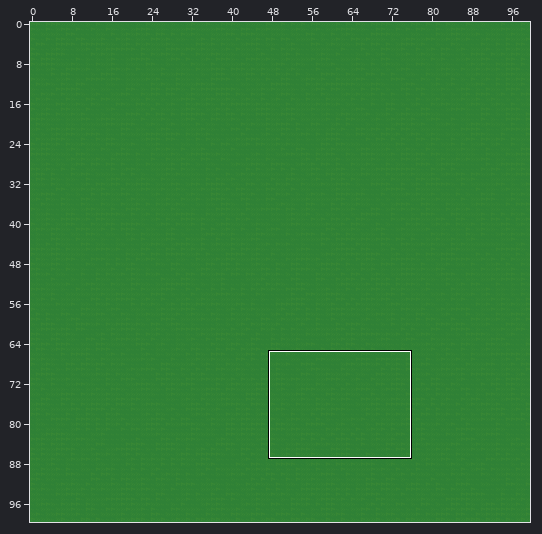
Tiled map: assets/base.tmx. The picture above shows the old version from afar; the outline marks the close-up.
Close-up. First the earlier version:
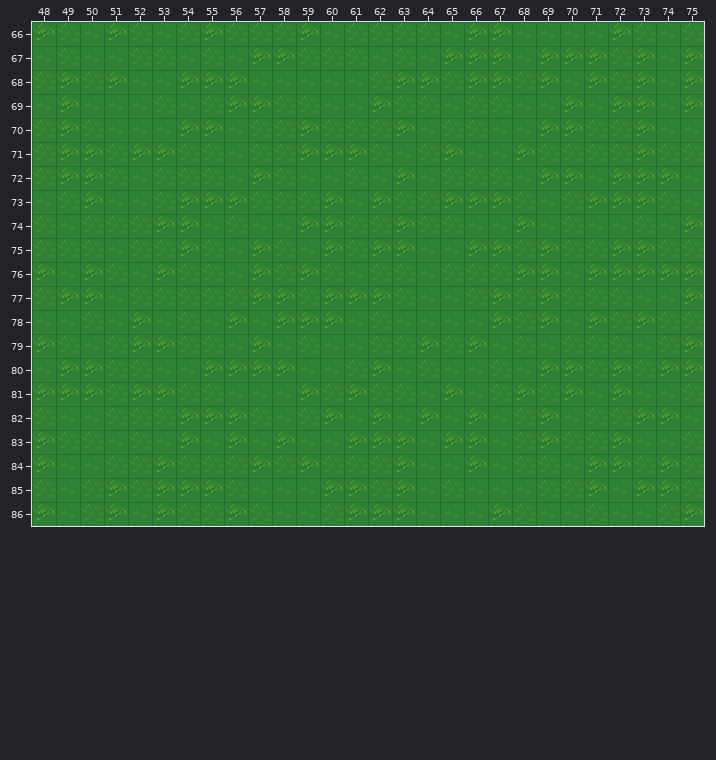
Cells are 32x32 px. Shown: x 48..75, y 66..86. The commit also changed other parts of the map, which this record leaves out.
After the commit:
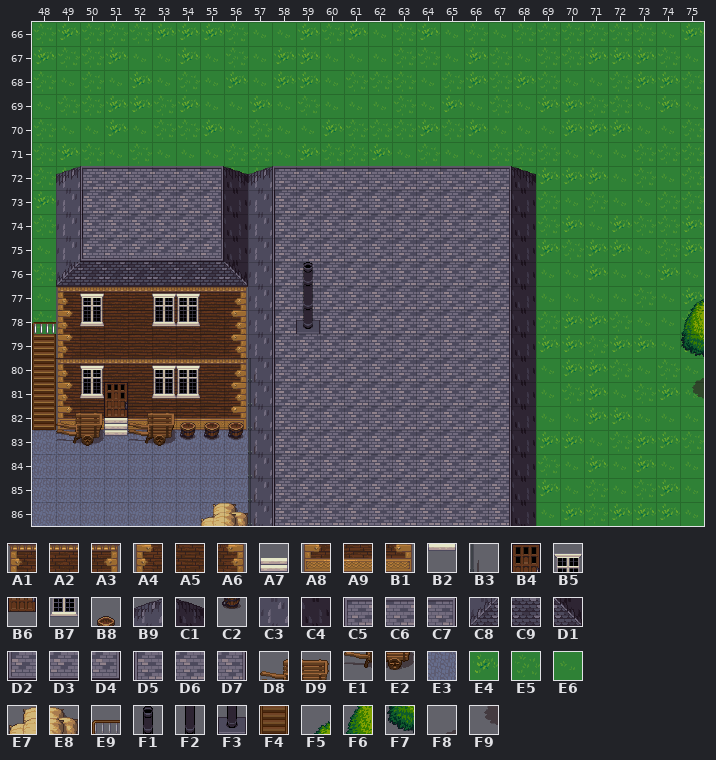
Key: from "build_atlas": A1 14, A2 15, A3 16, A4 46, A5 47, A6 48, A7 68, A8 78, A9 79, B1 80, B2 100, B3 177, B4 291, B5 296, B6 323, B7 328, B8 349, B9 384, C1 386, C2 415, C3 416, C4 418, C5 419, C6 420, C7 421, C8 448, C9 449, D1 450, D2 451, D3 452, D4 453, D5 483, D6 484, D7 485, D8 691, D9 692, E1 723, E2 724, E3 862; from "grass": E4 15, E5 16, E6 17; from "obj_misk_atlas": E7 419, E8 420, E9 894, F1 902, F2 934, F3 966, F4 985; from "plant repack_2": F5 58, F6 71, F7 84, F8 97, F9 110.
__ is an empty cell.
Tiles of an added or newly shown layer are drawn over the layers below it.
The exact change:
Layer "Tile Layer 1" (removed):
y 66: x 48..51 E4 E5 E6 E4 -> __ __ __ __; x 53..54 E6 E5 -> __ __; x 57..58 E5 E5 -> __ __; x 60..62 E6 E5 E5 -> __ __ __; x 64 E5 -> __; x 66..72 E4 E4 E6 E6 E6 E6 E4 -> __ __ __ __ __ __ __; x 75 E5 -> __
y 67: x 48 E6 -> __; x 50..57 E6 E6 E5 E5 E6 E5 E6 E4 -> __ __ __ __ __ __ __ __; x 59..61 E5 E5 E5 -> __ __ __; x 64..65 E6 E4 -> __ __; x 67 E4 -> __; x 69..70 E4 E4 -> __ __; x 72 E5 -> __; x 74..75 E6 E4 -> __ __
y 68: x 49 E4 -> __; x 51..52 E4 E6 -> __ __; x 54..55 E4 E4 -> __ __; x 58..59 E6 E6 -> __ __; x 61 E6 -> __; x 63..64 E4 E4 -> __ __; x 67..69 E4 E5 E4 -> __ __ __; x 71 E4 -> __; x 74..75 E6 E4 -> __ __
y 69: x 49..52 E4 E6 E6 E6 -> __ __ __ __; x 54..56 E6 E5 E4 -> __ __ __; x 58 E5 -> __; x 62 E4 -> __; x 64..66 E5 E6 E5 -> __ __ __; x 69 E6 -> __; x 71..75 E6 E4 E4 E6 E4 -> __ __ __ __ __
y 70: x 49..51 E4 E5 E6 -> __ __ __; x 53..54 E6 E4 -> __ __; x 58..60 E5 E4 E5 -> __ __ __; x 63..64 E4 E6 -> __ __; x 66 E5 -> __; x 69 E4 -> __; x 71..73 E5 E5 E4 -> __ __ __; x 75 E6 -> __
y 71: x 50..56 E4 E5 E4 E4 E5 E5 E6 -> __ __ __ __ __ __ __; x 58 E5 -> __; x 60..62 E4 E4 E5 -> __ __ __; x 65 E4 -> __; x 67..68 E6 E4 -> __ __; x 70..73 E5 E5 E5 E4 -> __ __ __ __
y 72: x 49..68 E4 E4 E5 E6 E5 E5 E5 E6 E4 E5 E6 E6 E5 E6 E4 E6 E5 E5 E5 E6 -> __ __ __ __ __ __ __ __ __ __ __ __ __ __ __ __ __ __ __ __; x 71..75 E6 E4 E4 E4 E6 -> __ __ __ __ __
y 73: x 48..73 E6 E5 E4 E6 E6 E5 E4 E4 E4 E5 E5 E5 E4 E6 E4 E5 E5 E4 E4 E4 E5 E6 E5 E4 E4 E4 -> __ __ __ __ __ __ __ __ __ __ __ __ __ __ __ __ __ __ __ __ __ __ __ __ __ __; x 75 E6 -> __
y 74: x 49..70 E6 E5 E5 E5 E4 E4 E6 E5 E6 E6 E4 E4 E5 E5 E4 E5 E5 E6 E6 E4 E6 E5 -> __ __ __ __ __ __ __ __ __ __ __ __ __ __ __ __ __ __ __ __ __ __; x 72 E6 -> __; x 74 E6 -> __
y 75: x 48..68 E5 E5 E5 E6 E5 E5 E4 E5 E6 E4 E5 E6 E4 E5 E4 E4 E6 E6 E4 E4 E5 -> __ __ __ __ __ __ __ __ __ __ __ __ __ __ __ __ __ __ __ __ __; x 71 E5 -> __; x 73 E4 -> __; x 75 E5 -> __
y 76: x 48..69 E4 E6 E4 E5 E6 E4 E5 E5 E6 E4 E5 E4 E5 E6 E5 E5 E6 E5 E5 E5 E4 E4 -> __ __ __ __ __ __ __ __ __ __ __ __ __ __ __ __ __ __ __ __ __ __; x 72..73 E4 E4 -> __ __; x 75 E4 -> __
y 77: x 48..73 E5 E4 E4 E6 E5 E5 E5 E5 E5 E4 E4 E5 E4 E4 E4 E5 E6 E6 E5 E4 E5 E4 E5 E5 E5 E6 -> __ __ __ __ __ __ __ __ __ __ __ __ __ __ __ __ __ __ __ __ __ __ __ __ __ __; x 75 E4 -> __
y 78: x 48..70 E6 E6 E5 E6 E4 E6 E5 E6 E4 E6 E4 E4 E4 E6 E5 E6 E6 E6 E6 E4 E5 E4 E6 -> __ __ __ __ __ __ __ __ __ __ __ __ __ __ __ __ __ __ __ __ __ __ __; x 73..75 E4 E5 E5 -> __ __ __
y 79: x 48..70 E4 E5 E6 E5 E4 E4 E5 E5 E6 E4 E6 E5 E6 E6 E5 E5 E4 E5 E4 E6 E5 E6 E5 -> __ __ __ __ __ __ __ __ __ __ __ __ __ __ __ __ __ __ __ __ __ __ __; x 72..75 E5 E6 E5 E4 -> __ __ __ __
y 80: x 48..69 E6 E4 E4 E5 E5 E6 E6 E4 E4 E4 E4 E6 E6 E5 E4 E6 E5 E6 E6 E5 E6 E4 -> __ __ __ __ __ __ __ __ __ __ __ __ __ __ __ __ __ __ __ __ __ __; x 71..75 E5 E4 E5 E4 E4 -> __ __ __ __ __
y 81: x 48..75 E4 E4 E4 E5 E4 E4 E5 E5 E6 E6 E6 E4 E5 E4 E5 E5 E6 E4 E6 E5 E4 E5 E4 E6 E4 E6 E6 E5 -> __ __ __ __ __ __ __ __ __ __ __ __ __ __ __ __ __ __ __ __ __ __ __ __ __ __ __ __
y 82: x 48..69 E5 E6 E6 E5 E5 E5 E4 E4 E4 E5 E6 E5 E4 E6 E4 E6 E4 E6 E4 E6 E5 E4 -> __ __ __ __ __ __ __ __ __ __ __ __ __ __ __ __ __ __ __ __ __ __; x 71..74 E5 E5 E4 E4 -> __ __ __ __
y 83: x 48..68 E4 E5 E5 E6 E5 E6 E4 E6 E4 E6 E4 E6 E6 E4 E4 E4 E6 E4 E4 E6 E5 -> __ __ __ __ __ __ __ __ __ __ __ __ __ __ __ __ __ __ __ __ __; x 70..74 E5 E5 E4 E6 E6 -> __ __ __ __ __
y 84: x 48..68 E4 E6 E6 E5 E5 E4 E5 E5 E5 E4 E5 E4 E5 E5 E5 E4 E6 E6 E4 E6 E5 -> __ __ __ __ __ __ __ __ __ __ __ __ __ __ __ __ __ __ __ __ __; x 72..75 E4 E5 E4 E5 -> __ __ __ __
y 85: x 48..71 E5 E6 E5 E4 E5 E4 E4 E4 E5 E6 E6 E6 E4 E4 E5 E4 E6 E5 E6 E6 E6 E5 E5 E4 -> __ __ __ __ __ __ __ __ __ __ __ __ __ __ __ __ __ __ __ __ __ __ __ __; x 73 E4 -> __; x 75 E5 -> __
y 86: x 48..68 E4 E6 E5 E4 E6 E4 E5 E5 E4 E5 E6 E6 E5 E4 E4 E4 E6 E6 E6 E4 E5 -> __ __ __ __ __ __ __ __ __ __ __ __ __ __ __ __ __ __ __ __ __; x 70 E6 -> __; x 72..75 E6 E6 E5 E4 -> __ __ __ __
Layer "Background" (added):
y 66: x 48..51 __ __ __ __ -> E5 E4 E5 E5; x 53..54 __ __ -> E4 E4; x 57..58 __ __ -> E6 E6; x 60..62 __ __ __ -> E5 E4 E6; x 64 __ -> E4; x 66..72 __ __ __ __ __ __ __ -> E5 E6 E5 E5 E5 E5 E5; x 75 __ -> E4
y 67: x 48 __ -> E4; x 50..57 __ __ __ __ __ __ __ __ -> E5 E4 E6 E6 E4 E6 E5 E6; x 59..61 __ __ __ -> E4 E6 E6; x 64..65 __ __ -> E5 E6; x 67 __ -> E5; x 69..70 __ __ -> E5 E5; x 72 __ -> E4; x 74..75 __ __ -> E5 E6
y 68: x 49 __ -> E6; x 51..52 __ __ -> E6 E4; x 54..55 __ __ -> E5 E6; x 58..59 __ __ -> E4 E4; x 61 __ -> E5; x 63..64 __ __ -> E5 E6; x 67..69 __ __ __ -> E5 E4 E5; x 71 __ -> E6; x 74..75 __ __ -> E4 E5
y 69: x 49..52 __ __ __ __ -> E5 E5 E4 E4; x 54..56 __ __ __ -> E4 E6 E6; x 58 __ -> E6; x 62 __ -> E6; x 64..66 __ __ __ -> E6 E4 E6; x 69 __ -> E4; x 71..75 __ __ __ __ __ -> E5 E5 E6 E4 E6
y 70: x 49..51 __ __ __ -> E6 E6 E4; x 53..54 __ __ -> E5 E5; x 58..60 __ __ __ -> E6 E6 E4; x 63..64 __ __ -> E5 E4; x 66 __ -> E4; x 69 __ -> E6; x 71..73 __ __ __ -> E4 E4 E6; x 75 __ -> E5
y 71: x 50..56 __ __ __ __ __ __ __ -> E5 E6 E5 E6 E6 E6 E5; x 58 __ -> E6; x 60..62 __ __ __ -> E5 E5 E4; x 65 __ -> E6; x 67..68 __ __ -> E5 E5; x 70..73 __ __ __ __ -> E6 E6 E6 E5
y 72: x 49 __ -> E4; x 56..68 __ __ __ __ __ __ __ __ __ __ __ __ __ -> E5 E5 C5 C6 C6 C6 C6 C6 C6 C6 C6 C7 E5; x 71..75 __ __ __ __ __ -> E4 E6 E5 E6 E5
y 73: x 48 __ -> E4; x 57..73 __ __ __ __ __ __ __ __ __ __ __ __ __ __ __ __ __ -> C3 D5 D6 D6 D6 D6 D6 D6 D6 D6 D7 C4 E5 E6 E5 E6 E6; x 75 __ -> E5
y 74: x 57..70 __ __ __ __ __ __ __ __ __ __ __ __ __ __ -> C3 D5 D6 D6 D6 D6 D6 D6 D6 D6 D7 C4 E5 E4; x 72 __ -> E4; x 74 __ -> E5
y 75: x 48 __ -> E6; x 57..68 __ __ __ __ __ __ __ __ __ __ __ __ -> C3 D5 D6 D6 D6 D6 D6 D6 D6 D6 D7 C4; x 71 __ -> E4; x 73 __ -> E6; x 75 __ -> E4
y 76: x 48 __ -> E5; x 57..69 __ __ __ __ __ __ __ __ __ __ __ __ __ -> C3 D5 D6 D6 D6 D6 D6 D6 D6 D6 D7 C4 E6; x 72..73 __ __ -> E6 E6; x 75 __ -> E6
y 77: x 48..73 __ __ __ __ __ __ __ __ __ __ __ __ __ __ __ __ __ __ __ __ __ __ __ __ __ __ -> E6 A1 A2 A2 A2 A2 A2 A2 A3 C3 D5 D6 D6 D6 D6 D6 D6 D6 D6 D7 C4 E6 E6 E6 E6 E5; x 75 __ -> E4
y 78: x 48..70 __ __ __ __ __ __ __ __ __ __ __ __ __ __ __ __ __ __ __ __ __ __ __ -> E5 A4 A5 A5 A5 A5 A5 A5 A6 C3 D5 D6 D6 D6 D6 D6 D6 D6 D6 D7 C4 E5 E4; x 73..75 __ __ __ -> E6 E6 E5
y 79: x 49..70 __ __ __ __ __ __ __ __ __ __ __ __ __ __ __ __ __ __ __ __ __ __ -> A4 A5 A5 A5 A5 A5 A5 A6 C3 D5 D6 D6 D6 D6 D6 D6 D6 D6 D7 C4 E4 E4; x 72..75 __ __ __ __ -> E4 E4 E6 E4
y 80: x 49..69 __ __ __ __ __ __ __ __ __ __ __ __ __ __ __ __ __ __ __ __ __ -> A1 A2 A2 A2 A2 A2 A2 A3 C3 D5 D6 D6 D6 D6 D6 D6 D6 D6 D7 C4 E6; x 71..75 __ __ __ __ __ -> E4 E5 E6 E5 E6
y 81: x 49..75 __ __ __ __ __ __ __ __ __ __ __ __ __ __ __ __ __ __ __ __ __ __ __ __ __ __ __ -> A4 A5 B4 A5 A5 A5 A5 A6 C3 D5 D6 D6 D6 D6 D6 D6 D6 D6 D7 C4 E6 E5 E4 E6 E5 E4 E6
y 82: x 49..69 __ __ __ __ __ __ __ __ __ __ __ __ __ __ __ __ __ __ __ __ __ -> A8 A9 B6 A9 A9 A9 A9 B1 C3 D5 D6 D6 D6 D6 D6 D6 D6 D6 D7 C4 E6; x 71..74 __ __ __ __ -> E4 E4 E6 E6
y 83: x 48..68 __ __ __ __ __ __ __ __ __ __ __ __ __ __ __ __ __ __ __ __ __ -> E3 E3 E3 E3 E3 E3 E3 E3 E3 C3 D5 D6 D6 D6 D6 D6 D6 D6 D6 D7 C4; x 70..74 __ __ __ __ __ -> E4 E6 E5 E4 E4
y 84: x 48..68 __ __ __ __ __ __ __ __ __ __ __ __ __ __ __ __ __ __ __ __ __ -> E3 E3 E3 E3 E3 E3 E3 E3 E3 C3 D5 D6 D6 D6 D6 D6 D6 D6 D6 D7 C4; x 72..75 __ __ __ __ -> E6 E4 E6 E6
y 85: x 48..71 __ __ __ __ __ __ __ __ __ __ __ __ __ __ __ __ __ __ __ __ __ __ __ __ -> E3 E3 E3 E3 E3 E3 E3 E3 E3 C3 D5 D6 D6 D6 D6 D6 D6 D6 D6 D7 C4 E4 E6 E5; x 73 __ -> E5; x 75 __ -> E6
y 86: x 48..68 __ __ __ __ __ __ __ __ __ __ __ __ __ __ __ __ __ __ __ __ __ -> E3 E3 E3 E3 E3 E3 E3 E3 E3 C3 D5 D6 D6 D6 D6 D6 D6 D6 D6 D7 C4; x 70 __ -> E4; x 72..75 __ __ __ __ -> E4 E4 E4 E6
Layer "Foreground" (added):
y 72: x 49..57 __ __ __ __ __ __ __ __ __ -> B9 C5 C6 C6 C6 C6 C7 C1 B9; x 68 __ -> C1
y 73..74: x 49..56 __ __ __ __ __ __ __ __ -> C3 D5 D6 D6 D6 D6 D7 C4
y 75: x 49..56 __ __ __ __ __ __ __ __ -> C3 D2 D3 D3 D3 D3 D4 C4
y 76: x 49..56 __ __ __ __ __ __ __ __ -> C8 C9 C9 C9 C9 C9 C9 D1; x 59 __ -> F1
y 77: x 50 __ -> B5; x 53..54 __ __ -> B5 B5; x 59 __ -> F2
y 78: x 48 __ -> E9; x 50 __ -> B7; x 53..54 __ __ -> B7 B7; x 59 __ -> F3
y 79: x 48 __ -> F4
y 80: x 48 __ -> F4; x 50 __ -> B5; x 53..54 __ __ -> B5 B5; x 57 __ -> B3; x 75 __ -> F8
y 81: x 48 __ -> F4; x 50 __ -> B7; x 53..54 __ __ -> B7 B7; x 57 __ -> B3; x 75 __ -> F9
y 82: x 48..57 __ __ __ __ __ __ __ __ __ __ -> F4 D8 D9 A7 D8 D9 B8 B8 B8 B3
y 83: x 49..57 __ __ __ __ __ __ __ __ __ -> E1 E2 B2 E1 E2 C2 C2 C2 B3
y 84..85: x 57 __ -> B3
y 86: x 55..57 __ __ __ -> E7 E8 B3
Layer "Top" (added):
y 77: x 75 __ -> F5
y 78: x 75 __ -> F6
y 79: x 75 __ -> F7
